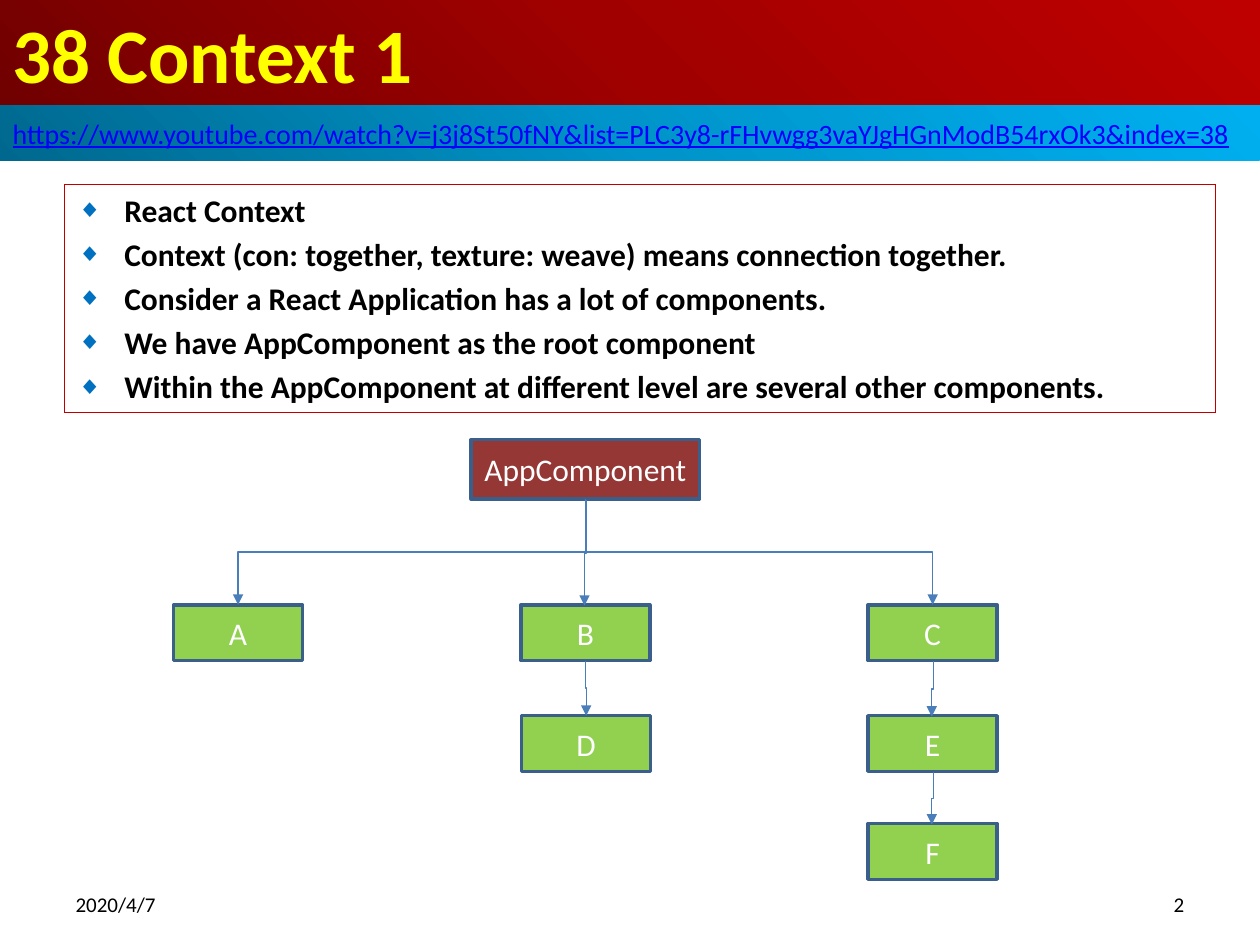
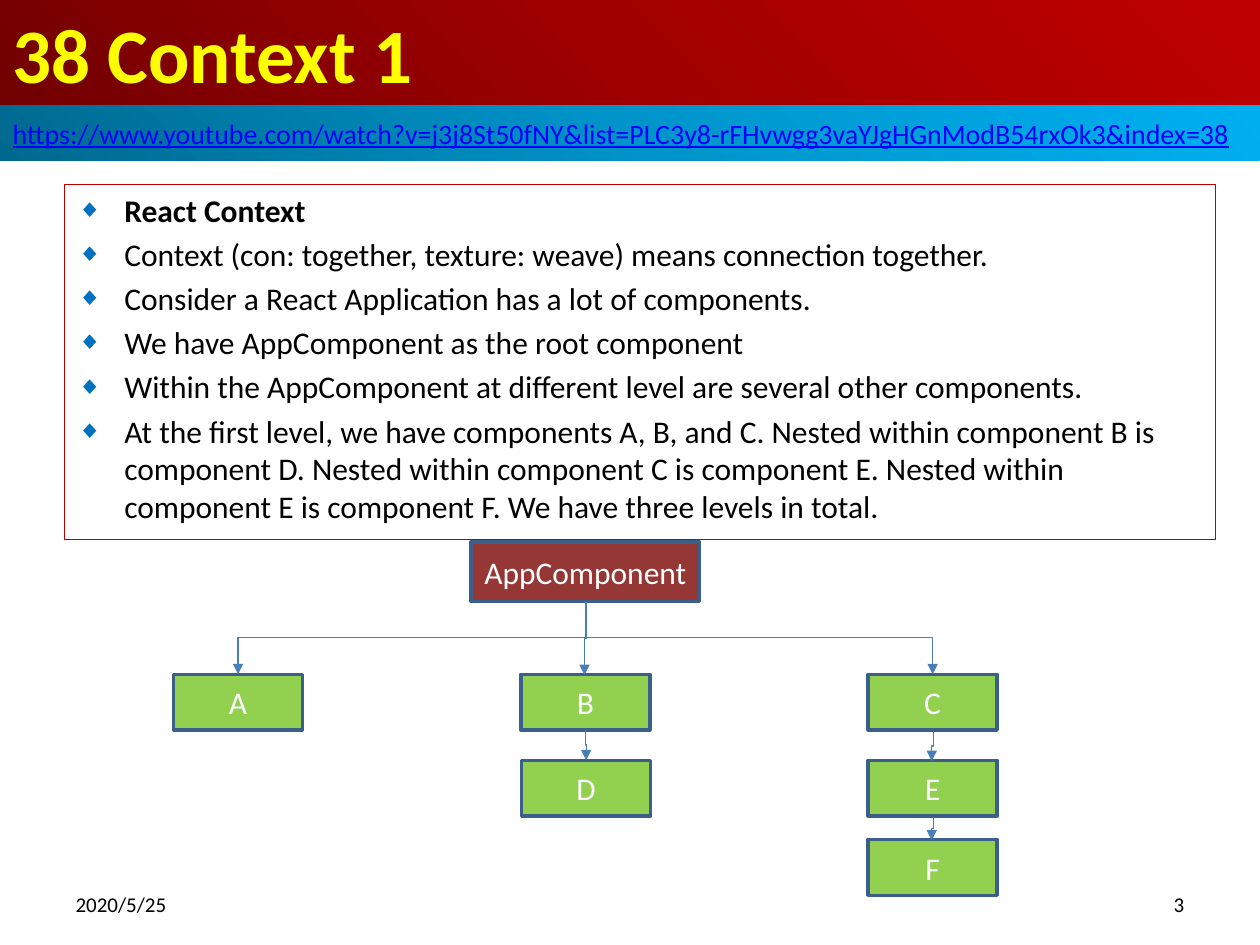
Before and after one commit to peterhchen/800-React-Hook, a slide deck: slide 3 of 38_Context1.pptx (slide 2 before the commit). Drawn at 1260x945 pixels with LibreOffice and Linux fonts; fonts in the diff are those of the drawing. Boxes give left, top, right and bottom in pixels: in the first picture for what was removed or moved away, otherwise in the second. Text is boxed around its words. In the diff, an @@ line names an element or a change of style, - is before the commit and + after.

Commit message:
WHy we need the context?

```diff
--- a/38_Context1.pptx
+++ b/38_Context1.pptx
@@ subtitle "React Context": place and size @@
-subtitle "React Context" at (64, 185, 1215, 413)
+subtitle "React Context" at (64, 185, 1215, 541)
@@ subtitle at (124, 243, 1082, 403): bold off in "Context (con: together, texture: weave) means connection ...", "Consider a React Application has a lot ...", "We have AppComponent as the root component", "Within the AppComponent at different level are ..." @@
@@ subtitle at (124, 421, 1155, 523): paragraph added @@
+◆ At the first level, we have components A, B, and C. Nested within component B is component D. Nested within component C is component E. Nested within component E is component F. We have three levels in total.
@@ rectangle "AppComponent": place and size @@
-rectangle "AppComponent" at (471, 440, 699, 499)
+rectangle "AppComponent" at (471, 542, 699, 601)
@@ elbow arrow moved from (586, 499) - (238, 605) to (586, 601) - (238, 674) @@
@@ elbow arrow moved from (586, 500) - (585, 606) to (586, 602) - (585, 675) @@
@@ elbow arrow moved from (586, 499) - (932, 605) to (586, 601) - (932, 674) @@
@@ 3 rectangles: place and size @@
-3 rectangles at (174, 605, 997, 660)
+3 rectangles at (174, 674, 997, 730)
@@ elbow arrow moved from (586, 660) - (586, 716) to (586, 730) - (586, 760) @@
@@ elbow arrow moved from (934, 662) - (931, 717) to (934, 731) - (931, 761) @@
@@ rectangle "D": place and size @@
-rectangle "D" at (522, 716, 650, 771)
+rectangle "D" at (522, 760, 650, 815)
@@ rectangle "E": place and size @@
-rectangle "E" at (868, 716, 997, 771)
+rectangle "E" at (868, 760, 997, 815)
@@ rectangle "F": place and size @@
-rectangle "F" at (868, 824, 997, 879)
+rectangle "F" at (868, 839, 997, 895)
@@ elbow arrow moved from (934, 772) - (931, 824) to (934, 816) - (931, 840) @@
@@ text at (76, 897, 167, 913): text changed @@
-2020/4/7
+2020/5/25
@@ page number at (1174, 898, 1185, 912): text changed @@
-2
+3
```
Also in this commit, not shown: 7 other slides changed, 3 slides added.
